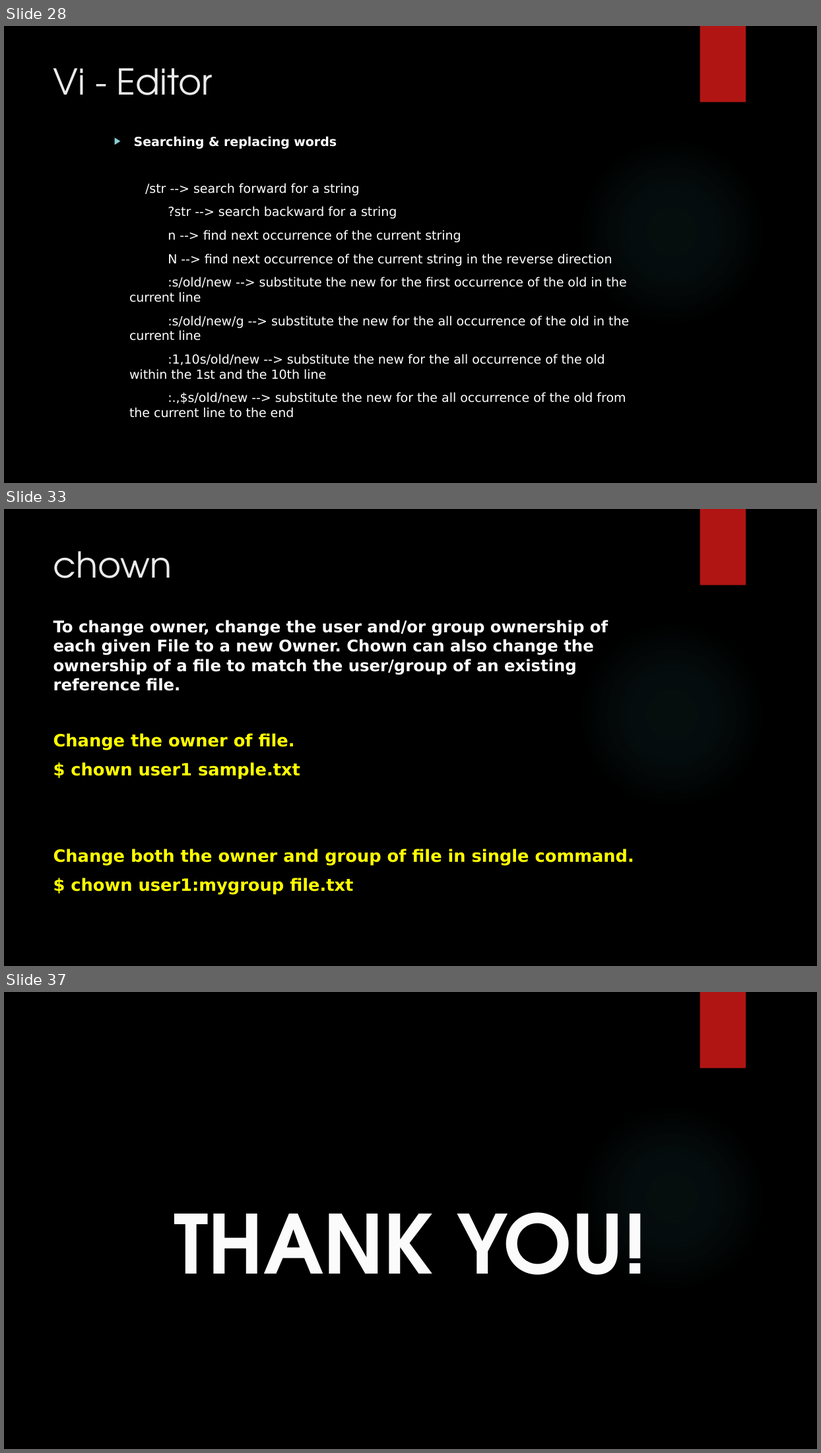
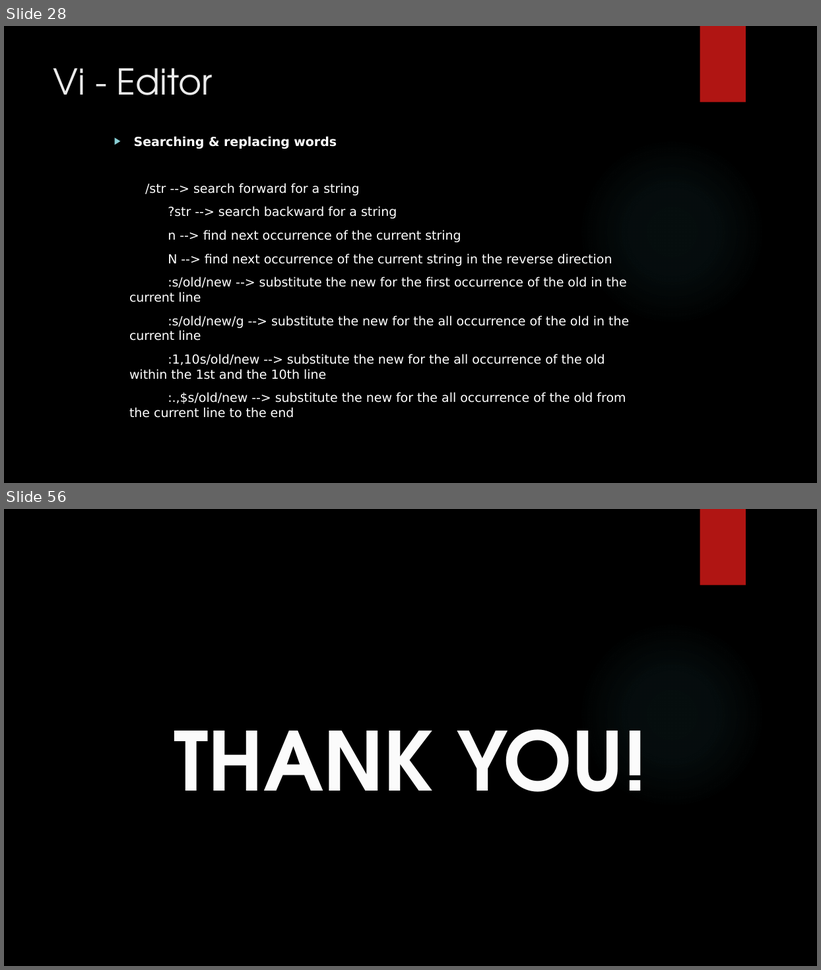
Before and after one commit to RaghulRameshTrainer/mobily_infotech, a slide deck: UnixShellScripting.pptx. Shown one above the other, each under a label of ours: slides 28, 33 and 37 before the commit, slides 28 and 56 after it; the slides between them are not shown. The pictures are 821x1453 and 821x970 pixels, drawn with LibreOffice and Linux fonts; fonts in the diff are those of the drawing; background and template pictures are left out. Boxes give left, top, right and bottom in pixels: in the first picture for what was removed or moved away, otherwise in the second. Text is boxed around its words. In the diff, an @@ line names an element or a change of style, - is before the commit and + after.

```diff
--- a/UnixShellScripting.pptx
+++ b/UnixShellScripting.pptx
@@ slide 33 removed at <box>4,509,817,966</box>, background picture (left out); not listed: 2 template elements that a slide beside it also shows @@
@@ title removed at <box>54,551,172,578</box> @@
-chown
@@ text removed at <box>54,620,634,894</box> @@
-To change owner, change the user and/or group ownership of each given File to a new Owner. Chown can also change the ownership of a file to match the user/group of an existing reference file.
-Change the owner of file.
-$ chown user1 sample.txt
-Change both the owner and group of file in single command.
-$ chown user1:mygroup file.txt
@@ what was slide 37 is now slide 56 @@
```
Also in this commit, not shown: 1 slide changed, 26 slides added, 6 other slides removed.
